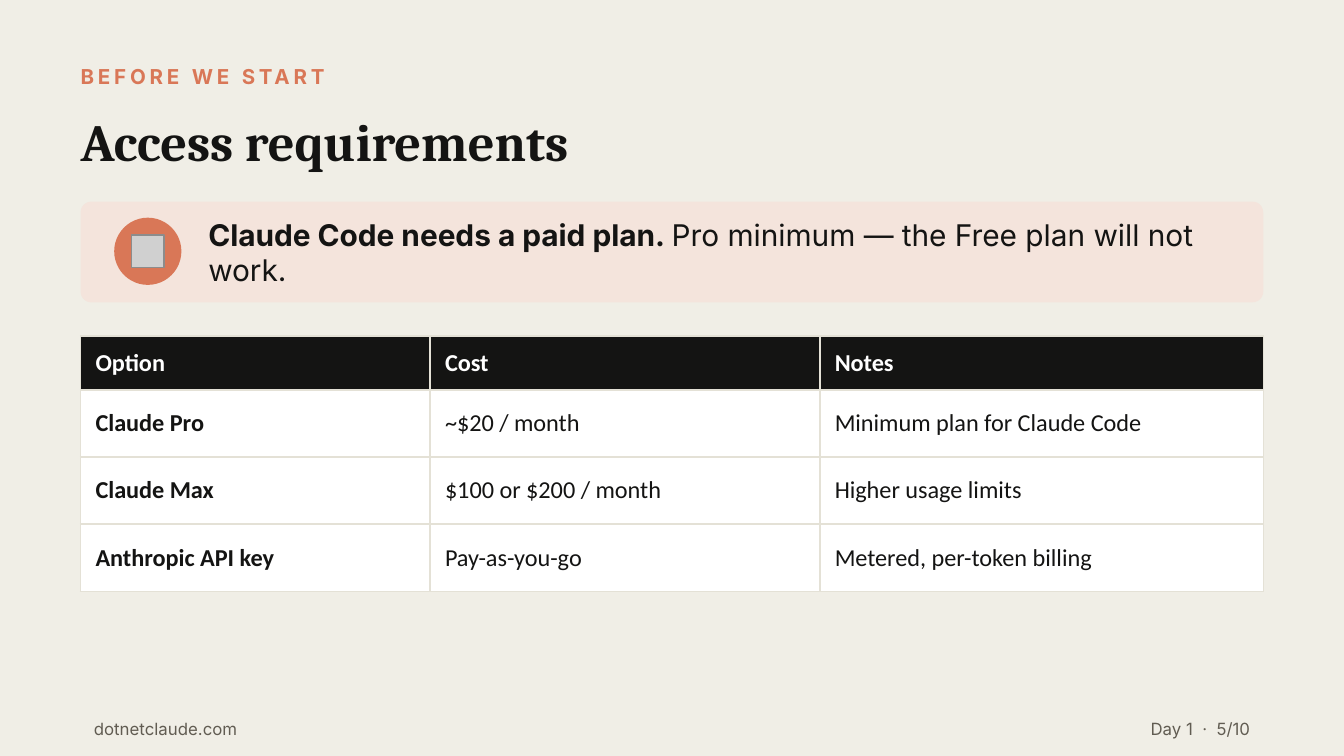
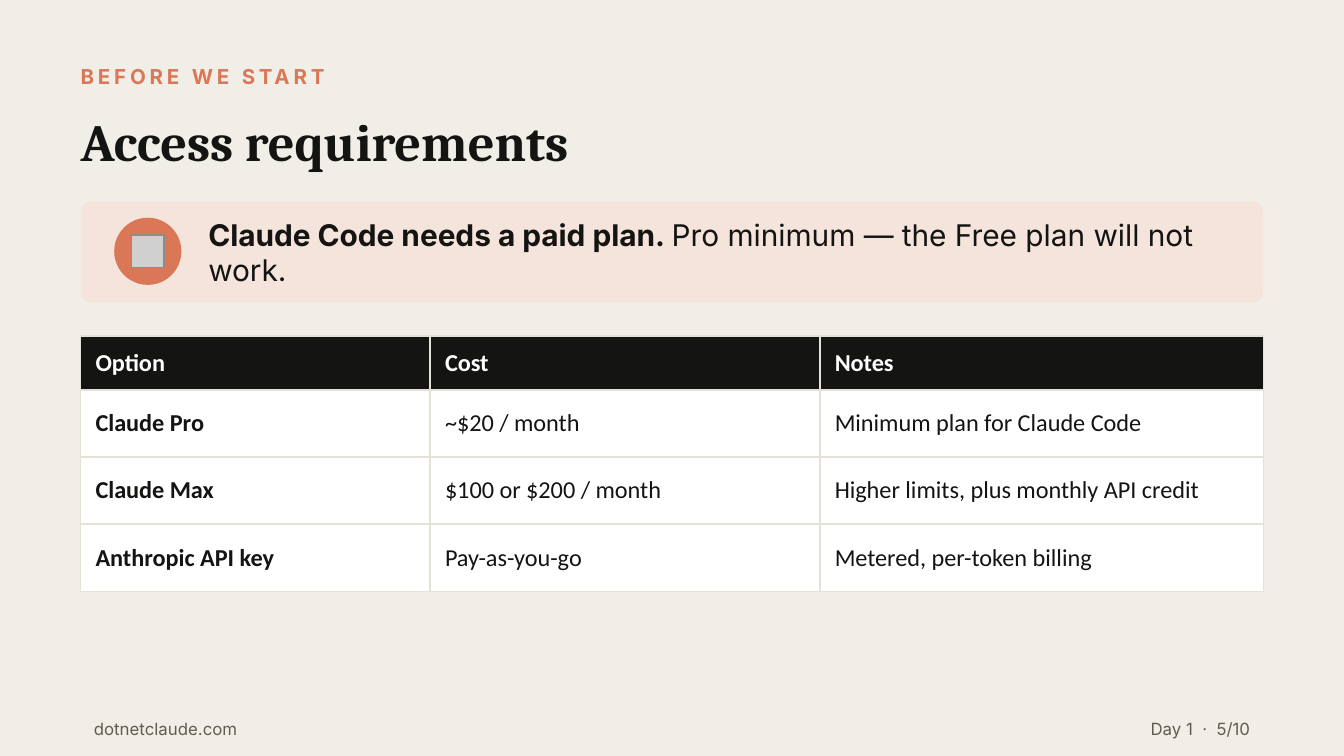
Before and after one commit to cwoodruff/dotnet-claude-workshop-content, a slide deck: slide 5 of decks/Day 1/Day1-Claude-Code-Track.pptx. Drawn at 1344x756 pixels with LibreOffice and Linux fonts; fonts in the diff are those of the drawing; grey boxes stand for pictures. Boxes give left, top, right and bottom in pixels: in the first picture for what was removed or moved away, otherwise in the second. Text is boxed around its words. In the diff, an @@ line names an element or a change of style, - is before the commit and + after.

```diff
--- a/decks/Day 1/Day1-Claude-Code-Track.pptx
+++ b/decks/Day 1/Day1-Claude-Code-Track.pptx
@@ table at [81,336,1263,591] @@
-row 3, column 3: Higher usage limits
+row 3, column 3: Higher limits, plus monthly API credit
```
Also in this commit, not shown: 1 other slide changed, 54 other files.
